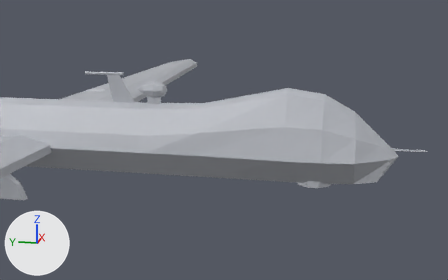
Two versions of the Blender file resources/MQ-9v2.blend, one commit apart.
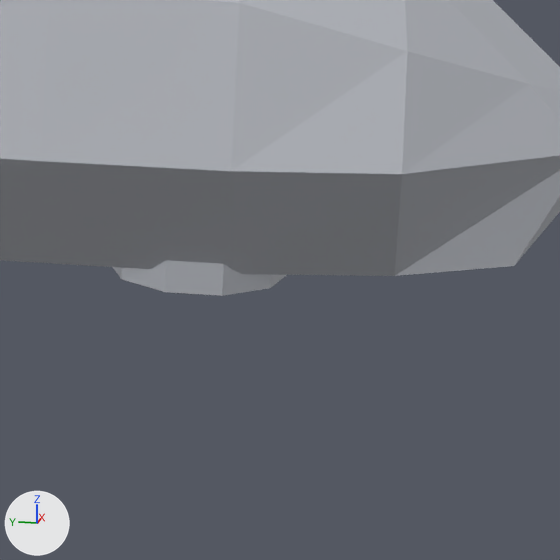
Each version is shown from a 50 mm lens placed at (-8.67, -4.97, 2.3), pointed at (-0.08, -3.26, 0.16), then close up on the part from 61% to 86% of the width and 46% to 86% of the height. Lighting does not change. The marker at lower left points along +X, +Y and +Z.
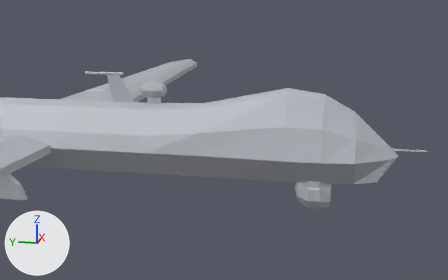
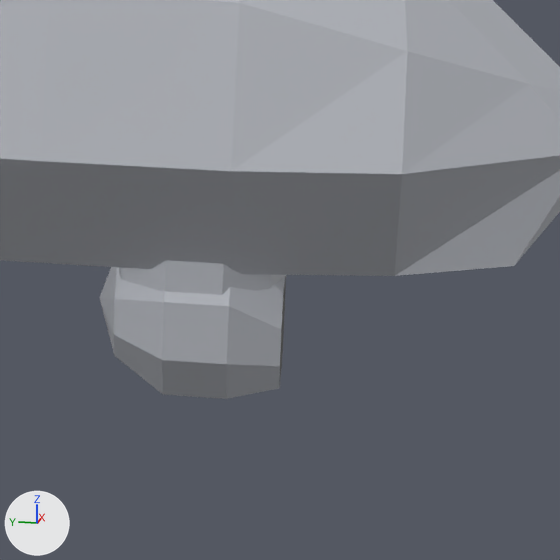
Location of each change, (x1, y1, x2, y2) in pixels of the close-ups (560 x 560 px):
'Icosphere', added
    after: (100, 267, 286, 399)

What the commit changed:
Material 'Material.005' (mat_material_005) is new.
Its texture is img_colorpalette_png.
Mesh me_icosphere is new.
It has 41 vertices, 41 faces and spans x -0.254..0.254, y -1.218..-0.71, z -0.843..-0.309.
It uses material mat_material_005 (picture img_colorpalette_png).
Object 'Icosphere' (ob_icosphere) is new; it shows me_icosphere.
Its location is (0.0, -3.553, 0.052).
Its scale is (1.04, 1.04, 1.04).
